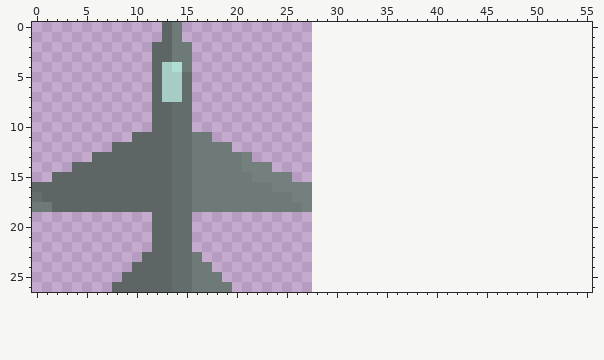
Two versions of one pixel-art file, Assets/RasterArt/Source/Player2.ase. That is the earlier state.
28x30 pixels, 1 frame. Colours within 5 levels of each other are drawn and written as one. The old version is drawn lined up with the new one, on the new canvas.
Now the later version:
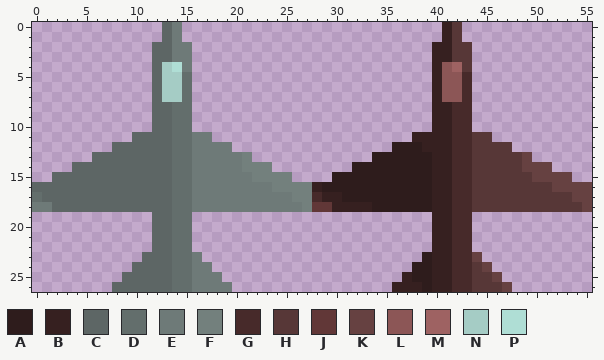
Palette (. is transparent): A #2e1c1c  B #362020  C #5d6665  D #636e6c  E #6e7a78  F #73807d  G #472a2a  H #573737  J #613737  K #664141  L #8c5656  M #9e6262  N #a5ccc5  P #afded5
Change:
canvas 28x30 -> 56x27 (the part of the old canvas that was cut away was empty and is not shown)
y 0..1: x 41..42 .. -> BH
y 2..3: x 40..43 .... -> BBHH
y 4: x 40..43 .... -> BLMH
y 5..7: x 40..43 .... -> BLLG
y 8..10: x 40..43 .... -> BBGG
y 11: x 38..45 ........ -> BBBBGGHH
y 12: x 36..47 ............ -> AAABBBGGHHHH
y 13: x 34..49 ................ -> AAAAAABBGGHHHHHK
y 14: x 32..51 .................... -> AAAAAAAABBGGHHHHHKKK
y 15: x 30..53 ........................ -> AAAAAAAAAABBGGHHHHHHKKKK
y 16: x 28..55 ............................ -> BAAAAAAAAAAABBGGHHHHHHHHKKKK
y 17: x 28..55 ............................ -> GBBAAAAAAAAABBGGHHHHHHHHHHKK
y 18: x 28..55 ............................ -> JJBBBBAAAAAABBGGHHHHHHHHHHHK
y 19..22: x 40..43 .... -> BBGG
y 23: x 39..44 ...... -> ABBGGK
y 24: x 38..45 ........ -> AABBGGHK
y 25: x 37..46 .......... -> BAABBGGHHK
y 26: x 36..47 ............ -> BBBABBGGHHHK
Pixel boxes of the changes (left, top, right, bottom) in both pictures:
added: (312, 22, 592, 292)
